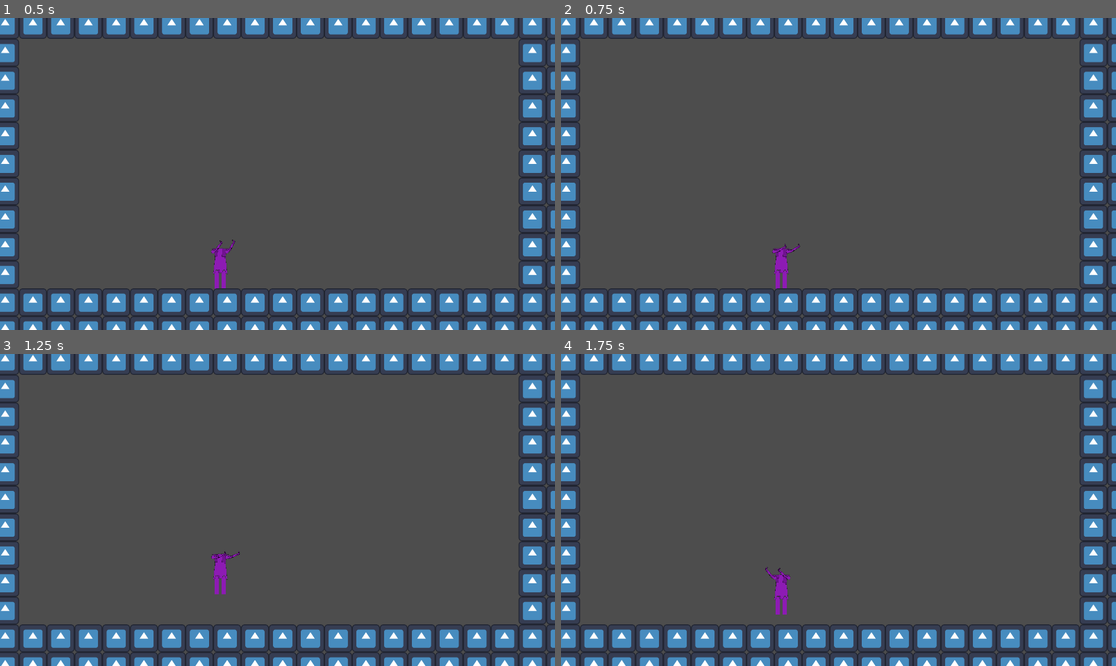
Above: before the commit, frames 1-4 (two rows, left to right).
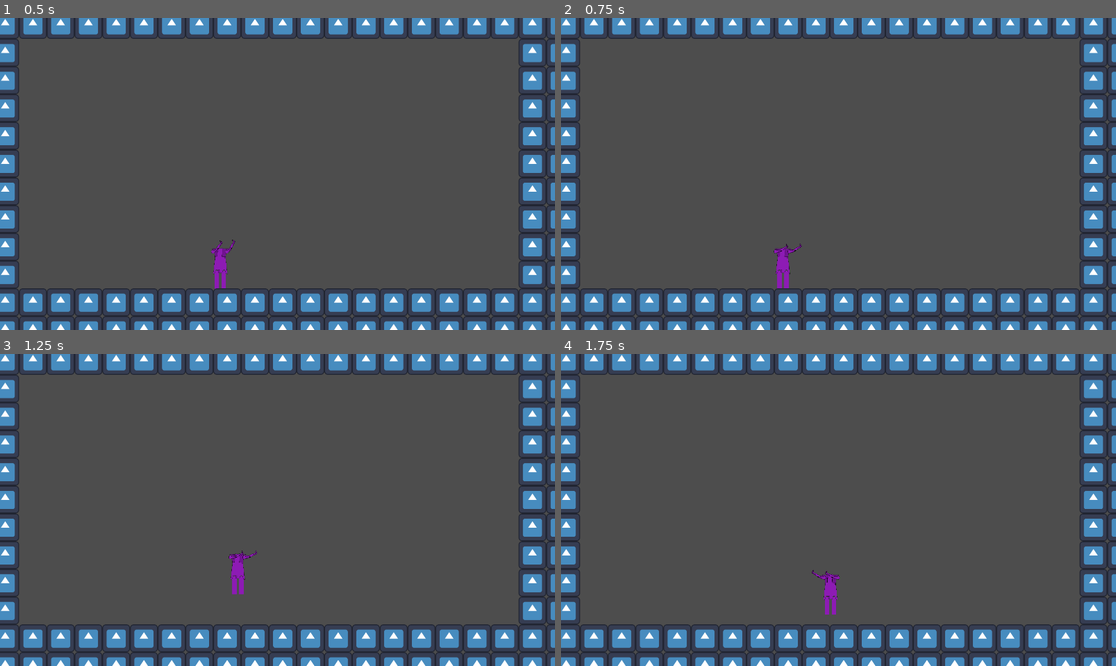
Above: after the commit, the same moments.

Repository: flowerFawn/Robot_game
Game: Godot game, scene res://levels/workshop.tscn
The game is run twice, just before and just after one commit, with the same random seed, the same clock (stepped at 60 frames per second) and the same inputs. The engine's default icon, where the game draws it, is replaced by a stand-in: a white triangle on a blue panel in a dark square.
Inputs (mouse positions are in pixels of both pictures, inside the frame that each line leads up to):
- Up to frame 1 (0.5 s): no input
- Up to frame 2 (0.75 s): tap Enter at 0.5 s; move the mouse to (960, 158) at 0.52 s; hold D (right) from 0.53 s (still down); tap E (head_action) at 0.6 s
- Up to frame 3 (1.25 s): keep holding D (right); tap Space (jump) at 0.77 s
- Up to frame 4 (1.75 s): keep holding D (right); move the mouse to (727, 525) at 1.27 s; tap F (interact) at 1.35 s; tap Space (jump) at 1.52 s

Frame 1 is identical in both runs. In frame 2, 0.2% of the frame differs, in the area x 38-44%, y 72-87%; in frame 3, 0.6%; in frame 4, 0.6%, in the area x 36-51%, y 68-84%.

Commit message:
movement should be fixed now

Diff:
--- a/player_scripts/player_main.gd
+++ b/player_scripts/player_main.gd
@@ -106,23 +106,24 @@
 		current_forces.y = 0
 
 func handle_horizontal_movement(delta):
-	const movement_decay = 10
+	var movement_decay = 100
+	if not are_legs_on_floor():
+		movement_decay = 0
 	#returns a total  to set the speed to (only will be called when walking)
 	var movement_total:float = 0
 	if Input.is_action_pressed("left") or Input.is_action_pressed("right"):
 		#it takes a second of holding the button to
 		if Input.is_action_pressed("left"):
-			print("X")
 			movement_total -= total_speed * delta
 		if Input.is_action_pressed("right"):
 			movement_total += total_speed * delta
-		clamp(current_forces.x + movement_total, -total_speed, total_speed)
+		current_forces.x = clamp(current_forces.x + movement_total, -total_speed, total_speed)
 	else:
 		movement_total = movement_decay * delta
 		if current_forces.x > 0:
 			current_forces.x = clamp(current_forces.x - movement_total, 0, total_speed)
 		if 0 > current_forces.x:
-			current_forces.x = clamp(current_forces.x - movement_total, -total_speed, 0)
+			current_forces.x = clamp(current_forces.x + movement_total, -total_speed, 0)
 
 
 func handle_jump():
